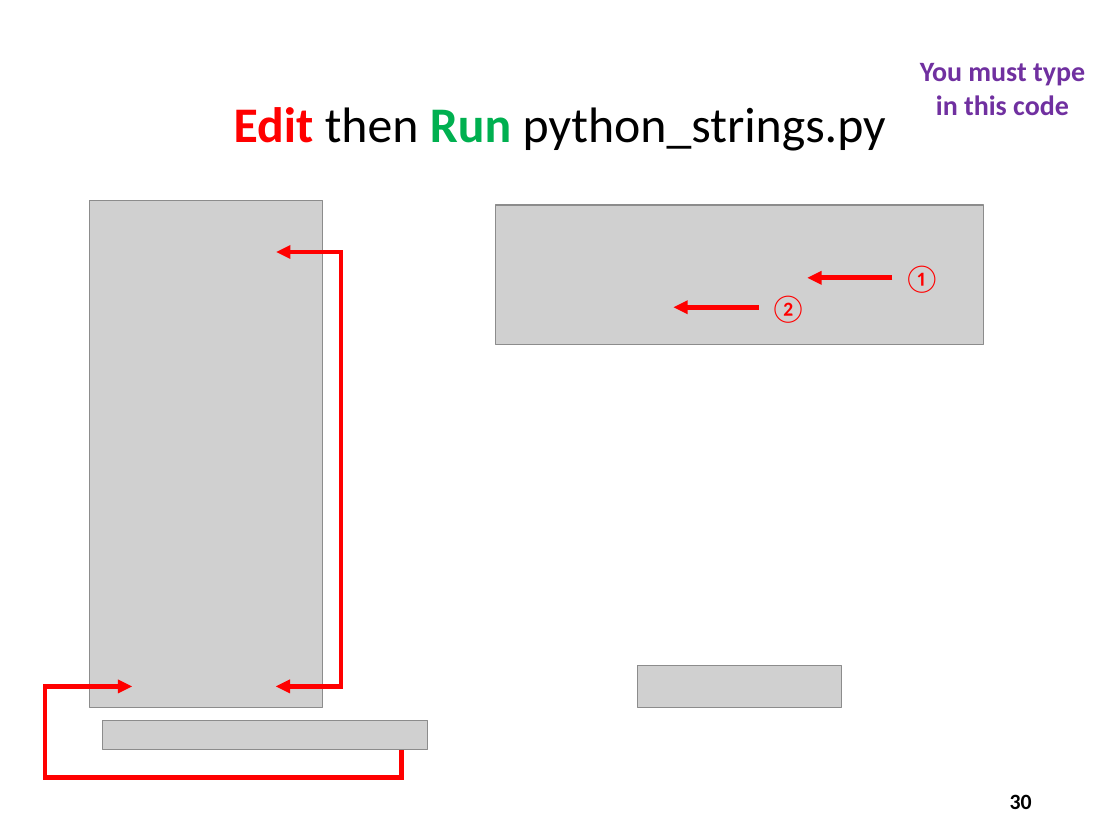
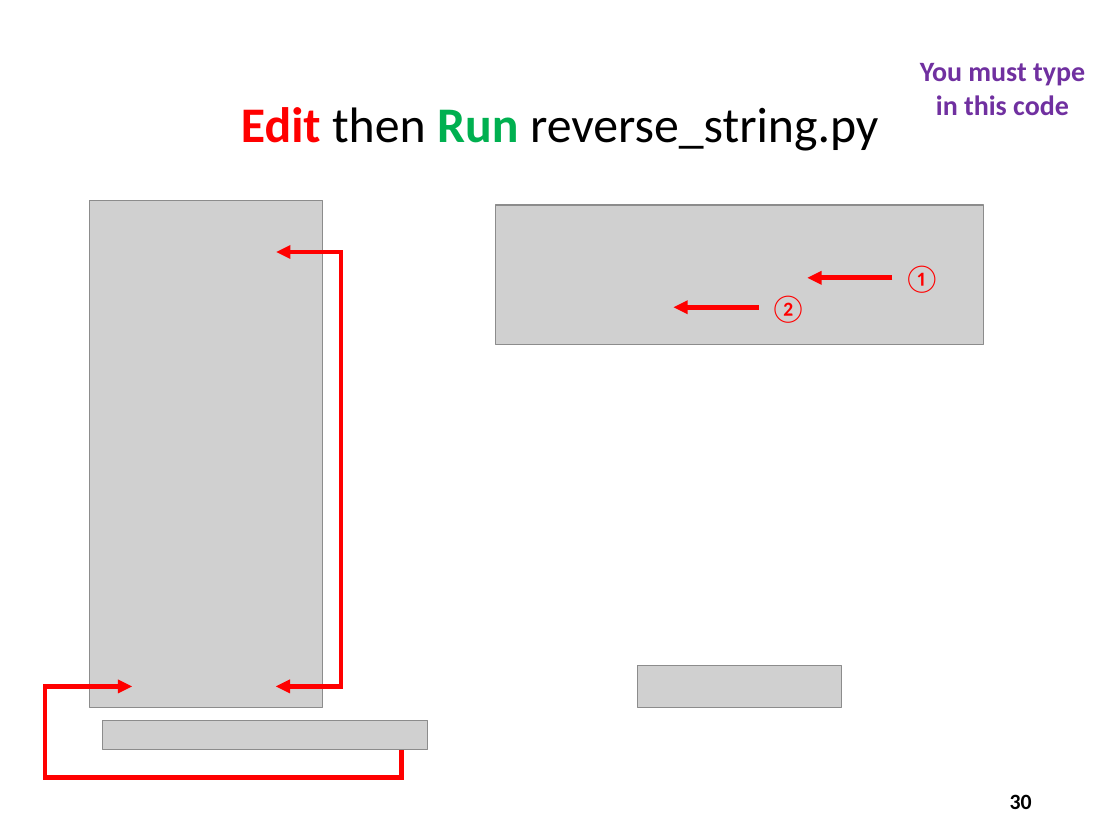
Before and after one commit to dbiersach/scicomp101, a slide deck: slide 30 of Session 03 - Python Container Types/Session 03 - Python Container Types.pptx. Drawn at 1120x840 pixels with LibreOffice and Linux fonts; fonts in the diff are those of the drawing; grey boxes stand for pictures. Boxes give left, top, right and bottom in pixels: in the first picture for what was removed or moved away, otherwise in the second. Text is boxed around its words. In the diff, an @@ line names an element or a change of style, - is before the commit and + after.

```diff
--- a/Session 03 - Python Container Types/Session 03 - Python Container Types.pptx
+++ b/Session 03 - Python Container Types/Session 03 - Python Container Types.pptx
@@ title at (241,107,878,151): text changed @@
-Edit then Run python_strings.py
+Edit then Run reverse_string.py
```
Also in this commit, not shown: 2 other slides changed, 23 other files.
